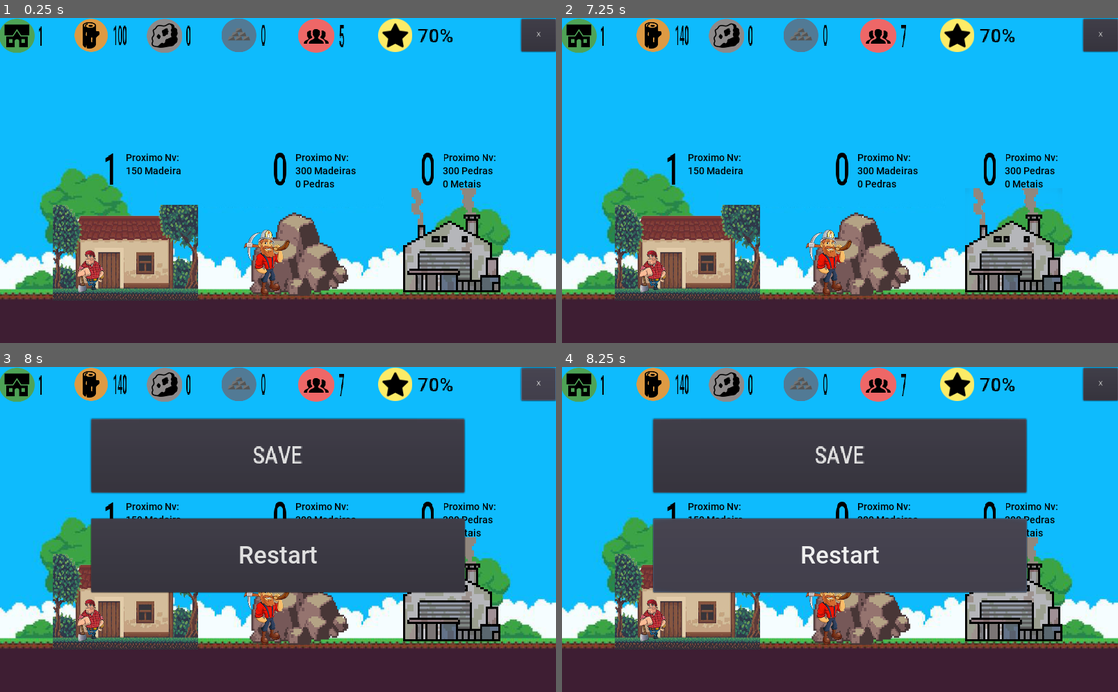
Above: before the commit, frames 1-4 (two rows, left to right).
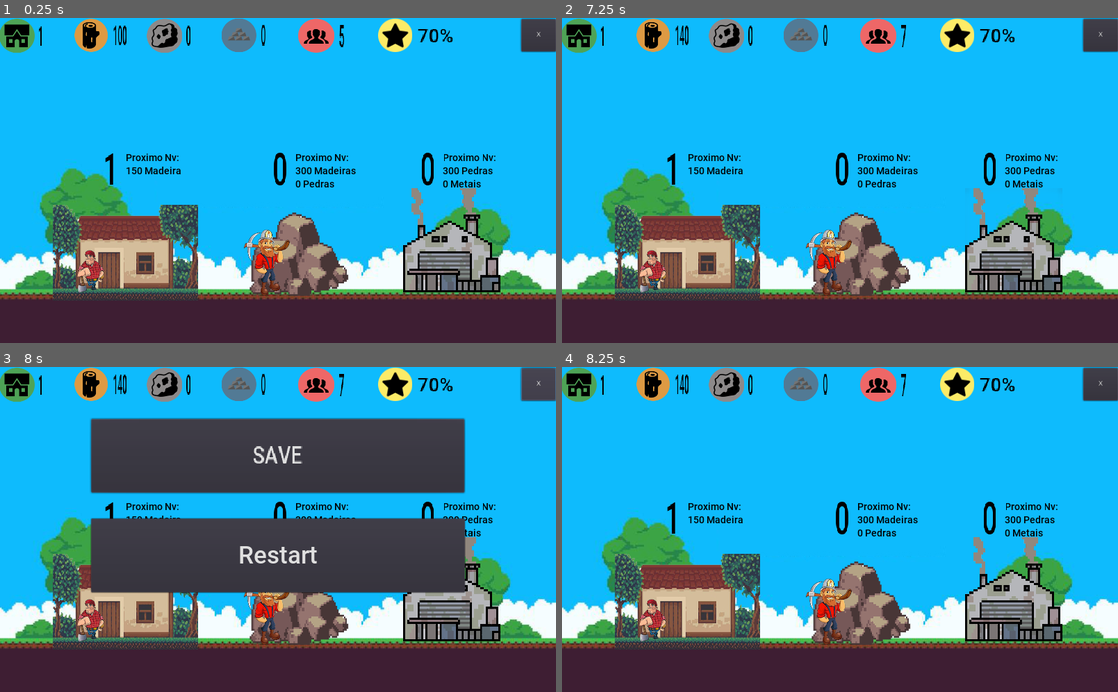
Above: after the commit, the same moments.

Repository: biscoitoniki/Civilization-Reborn
Game: Godot game, scene res://Cenas/Colonia.tscn
The game is run twice, just before and just after one commit, with the same random seed, the same clock (stepped at 60 frames per second) and the same inputs.
Inputs (mouse positions are in pixels of both pictures, inside the frame that each line leads up to):
- Up to frame 1 (0.25 s): no input
- Up to frame 2 (7.25 s): click (689, 252) at 0.5 s; click (862, 252) at 1.25 s; click (1012, 239) at 2 s; click (689, 252) at 2.75 s; click (862, 252) at 3.5 s; click (1012, 239) at 4.25 s; click (689, 252) at 5 s; click (862, 252) at 5.75 s; click (1012, 239) at 6.5 s
- Up to frame 3 (8 s): click "X" at 7.25 s
- Up to frame 4 (8.25 s): click "Restart" at 8 s

Frames 1-3 are identical in both runs. In frame 4, 31% of the frame differs, in the area x 16-84%, y 15-70%.

Commit message:
Correção Restart

Diff:
--- a/Cenas/Colonia.gd
+++ b/Cenas/Colonia.gd
@@ -7,6 +7,8 @@
 var evento
 
 func _ready():
+	#slot_load = SaveFile.new()
+	#ResourceSaver.save("res://Saves/save.tres", slot_load)
 	carregar_jogo()
 	start_reset_timer()
 	atribuir_valores()
@@ -41,6 +43,16 @@
 
 func _on_Save_pressed():
 	salvar_jogo()
+
+func _on_RestarButton_pressed():
+	var dir = Directory.new()
+	dir.remove("res://Saves/save.tres")
+	slot_load = SaveFile.new()
+	ResourceSaver.save("res://Saves/save.tres", slot_load)
+	#slot_load = preload("res://Saves/save.tres")
+	reset_slot()
+	$RestarButton.visible = false
+	get_tree().reload_current_scene()
 
 func _on_Tickes_timeout():
 	var incrementar = 10
@@ -54,9 +66,8 @@
 	start_reset_timer()
 
 
-
 func _on_Automatic_save_timeout():
-	#ResourceSaver.save("res://Saves/save.tres", slot_load)
+	ResourceSaver.save("res://Saves/save.tres", slot_load)
 	$Automatic_save.set_wait_time(300)
 	$Automatic_save.start()
 
@@ -104,11 +115,15 @@
 		[tipo, not tipo], 7, 10]
 
 func _on_restart_pressed():
+	var dir = Directory.new()
+	dir.remove("res://Saves/save.tres")
 	slot_load = SaveFile.new()
 	ResourceSaver.save("res://Saves/save.tres", slot_load)
+	#slot_load = preload("res://Saves/save.tres")
+	reset_slot()
 	$gameOver.visible = false
 	$restart.visible = false
-	get_tree().change_scene("res://Cenas/Colonia.tscn")
+	get_tree().reload_current_scene()
 
 func _on_continueEvent_pressed():
 	$respostaEvent.visible = false
@@ -235,9 +250,24 @@
 		$defesaDireita.set_texture(preload("res://Arte/Defesas/defesaMetal.png"))
 
 
+func reset_slot():
+	slot_load.level = 1
+	slot_load.recursos = {
+	"Madeira" : 100,
+	"Pedra" : 0,
+	"Metal" : 0,
+	"Popularidade" : 70,
+	"Populacao" : 5}
+
+	slot_load.construcoes = {
+	"Madereira" : 1,
+	"Pedreira" : 0,
+	"Fabrica" : 0}
+
+	slot_load.defesa = 0
+	slot_load.tickes = 5
 
 func atribuir_valores():
-	#var slot_load = preload("res://Saves/save.res")
 	$contFabrica.text = str(slot_load.construcoes["Fabrica"])
 	$contMadereira.text = str(slot_load.construcoes["Madereira"])
 	$contPedreira.text = str(slot_load.construcoes["Pedreira"])
@@ -299,4 +329,15 @@
 		"Resposta2-1" : "A populaçãp o aplaude por fazer o certo e ser justo",
 		"Resposta2-2" : "Após 3 dias presos você encontra o homem morto \n o motivo a parente foi n ter chegado a tempo para salvar sua crianças da fome"
 	},
+	{"Titulo" : "Um estraho chega a colônia e é barrado de entrar",
+		"Escolhas1" : "Permitir Entrada",
+		"Escolhas2" : "Negar Entrada",
+		#Aqui e gerado um texto resposta que sera decidio caso a opão seja ruim ou boa
+		#Basta escrever umapara falso e uma para true com base na escolha, seguindo o exemplo
+		#Sendo uma resposta positiva e uma negativa para cada esolha
+		"Resposta1-1" : "O estranho se revela um mercador \n e em troca de sua entrada ele entrega algumas mecadorias",
+		"Resposta1-2" : "Após algumas horas o estranho foi visto fugindo com mercadorias roubadas",
+		"Resposta2-1" : "Enfurecido ele tenta atacar um dos guardas mas é contido \n na verdade ele era ladrão tentando se infiltrar",
+		"Resposta2-2" : "Ele se revela ser um mercador e vai embira com suas mercadorias"
+	},
 ]
--- a/Cenas/Colonia.tscn
+++ b/Cenas/Colonia.tscn
@@ -467,6 +467,7 @@
 [connection signal="pressed" from="Metaleira" to="." method="_on_Metaleira_pressed"]
 [connection signal="pressed" from="menuSave" to="." method="_on_Button_pressed"]
 [connection signal="pressed" from="Save" to="." method="_on_Save_pressed"]
+[connection signal="pressed" from="RestarButton" to="." method="_on_RestarButton_pressed"]
 [connection signal="timeout" from="Tickes" to="." method="_on_Tickes_timeout"]
 [connection signal="timeout" from="Automatic_save" to="." method="_on_Automatic_save_timeout"]
 [connection signal="timeout" from="eventTrigger" to="." method="_on_eventTrigger_timeout"]
